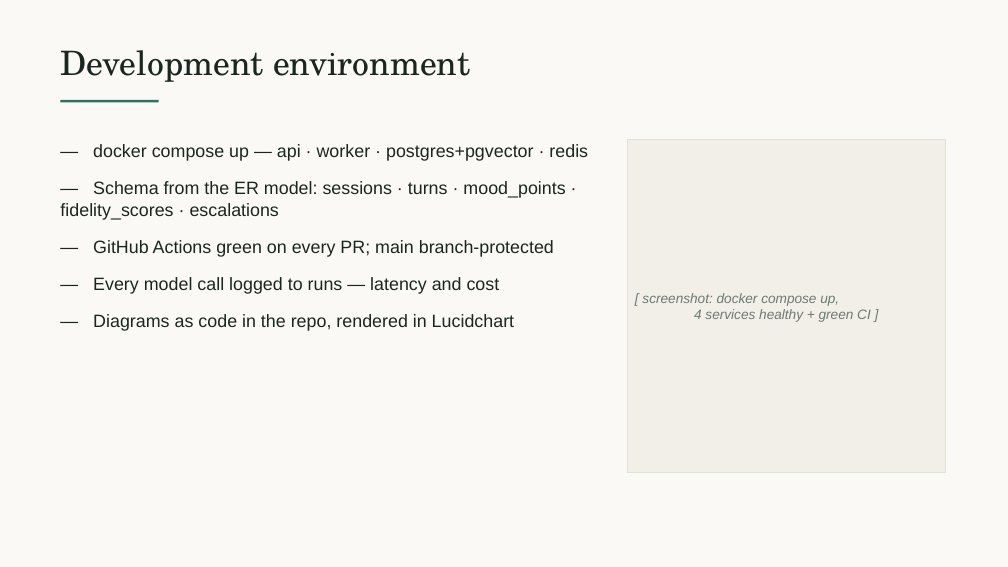
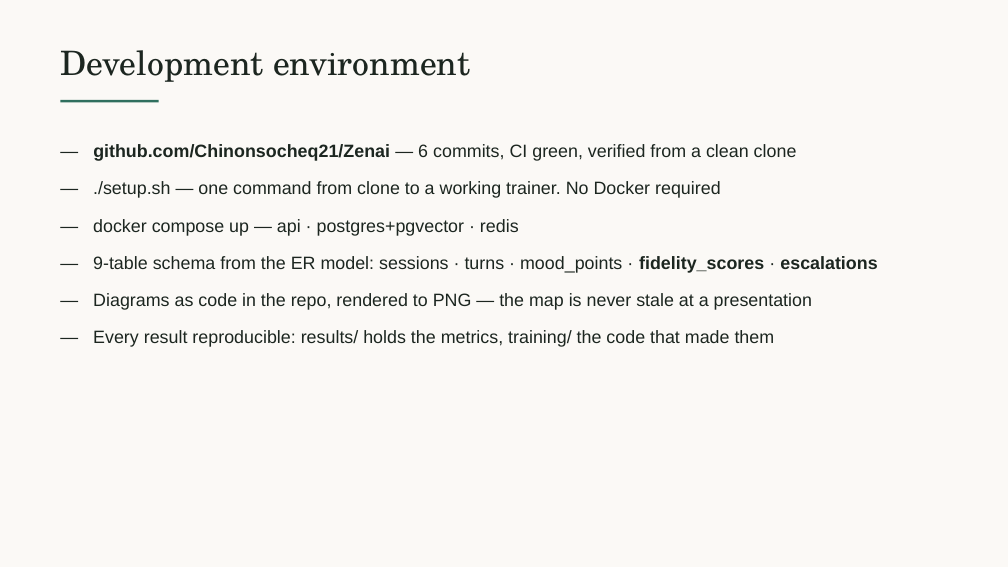
Before and after one commit to Chinonsocheq21/Zenai, a slide deck: slide 4 of presentations/ZenAI-Midterm-Oct15.pptx. Drawn at 1008x567 pixels with LibreOffice and Linux fonts; fonts in the diff are those of the drawing. Boxes give left, top, right and bottom in pixels: in the first picture for what was removed or moved away, otherwise in the second. Text is boxed around its words. In the diff, an @@ line names an element or a change of style, - is before the commit and + after.

```diff
--- a/presentations/ZenAI-Midterm-Oct15.pptx
+++ b/presentations/ZenAI-Midterm-Oct15.pptx
@@ text at (x1=93, y1=144, x2=877, y2=347): text changed @@
-— docker compose up — api · worker · postgres+pgvector · redis
-— Schema from the ER model: sessions · turns · mood_points · fidelity_scores · escalations
-— GitHub Actions green on every PR; main branch-protected
-— Every model call logged to runs — latency and cost
-— Diagrams as code in the repo, rendered in Lucidchart
+— github.com/Chinonsocheq21/Zenai — 6 commits, CI green, verified from a clean clone
+— ./setup.sh — one command from clone to a working trainer. No Docker required
+— docker compose up — api · postgres+pgvector · redis
+— 9-table schema from the ER model: sessions · turns · mood_points · fidelity_scores · escalations
+— Diagrams as code in the repo, rendered to PNG — the map is never stale at a presentation
+— Every result reproducible: results/ holds the metrics, training/ the code that made them
@@ rectangle removed at (x1=628, y1=140, x2=945, y2=473) @@
-[ screenshot: docker compose up,
-4 services healthy + green CI ]
```
Also in this commit, not shown: 1 other slide changed, 8 other files.
